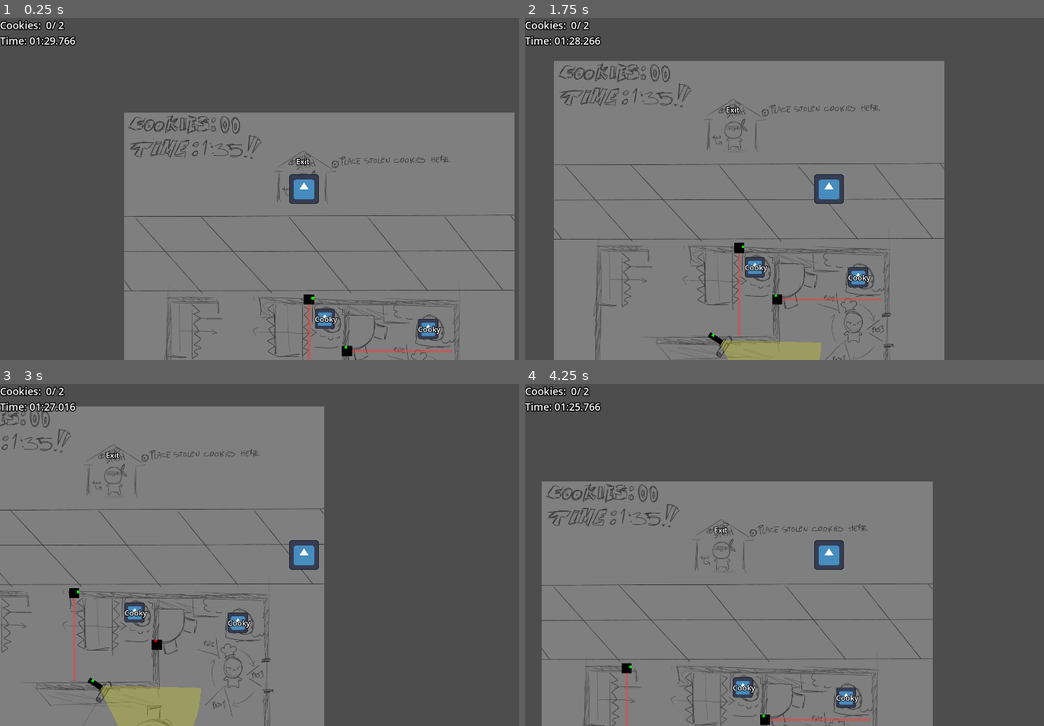
Above: before the commit, frames 1-4 (two rows, left to right).
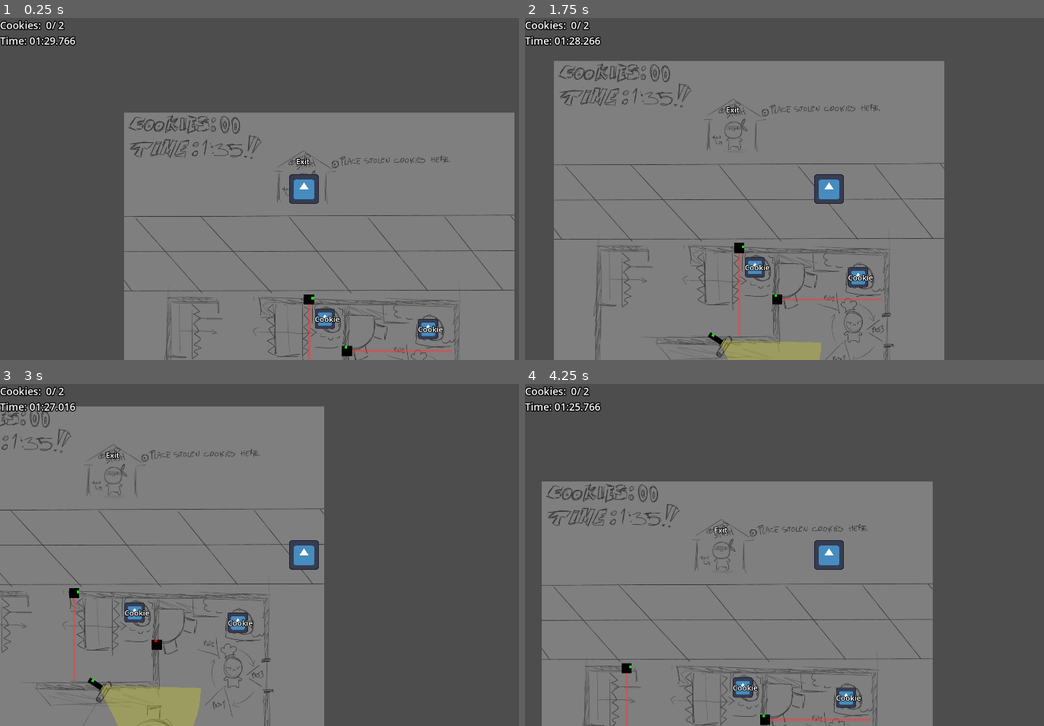
Above: after the commit, the same moments.

Repository: Fan-Dev1/BrackeysGameJam
Game: Godot game, scene res://levels/level_01.tscn
Same seed, same stepped clock (60 frames per second), same inputs: the game is played once before the commit and once after it. The engine's default icon, where the game draws it, is replaced by a stand-in: a white triangle on a blue panel in a dark square.
Inputs:
- Up to frame 1 (0.25 s): no input
- Up to frame 2 (1.75 s): hold D (move_right) 0.53-1.28 s; hold S (move_down) from 1.28 s (still down)
- Up to frame 3 (3 s): release S (move_down) at 2.03 s; hold D (move_right) 2.03-2.78 s; hold W (move_up) from 2.78 s (still down)
- Up to frame 4 (4.25 s): release W (move_up) at 3.53 s; hold A (move_left) from 3.53 s (still down)

The runs differ from the first frame. In frame 1, less than 0.1% of the frame differs, in the area x 64-86%, y 87-93%; in frame 2, less than 0.1%, in the area x 45-68%, y 71-78%; in frame 3, less than 0.1%; in frame 4, less than 0.1%.

Commit message:
fix cookie typo

Diff:
--- a/core/cookie_stash/cookie_stash.tscn
+++ b/core/cookie_stash/cookie_stash.tscn
@@ -29,7 +29,7 @@
 offset_top = -16.0
 offset_right = 39.0
 offset_bottom = 18.0
-text = "Cooky"
+text = "Cookie"
 label_settings = SubResource("LabelSettings_57rol")
 
 [connection signal="body_entered" from="." to="." method="_on_body_entered"]
